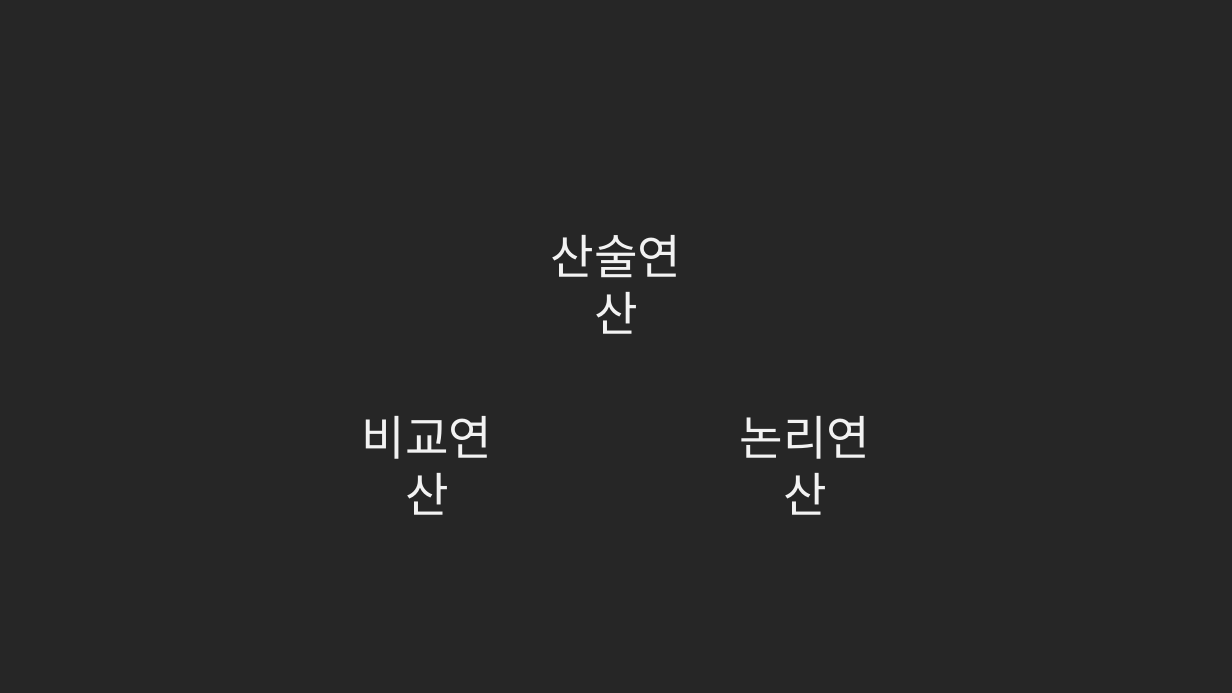
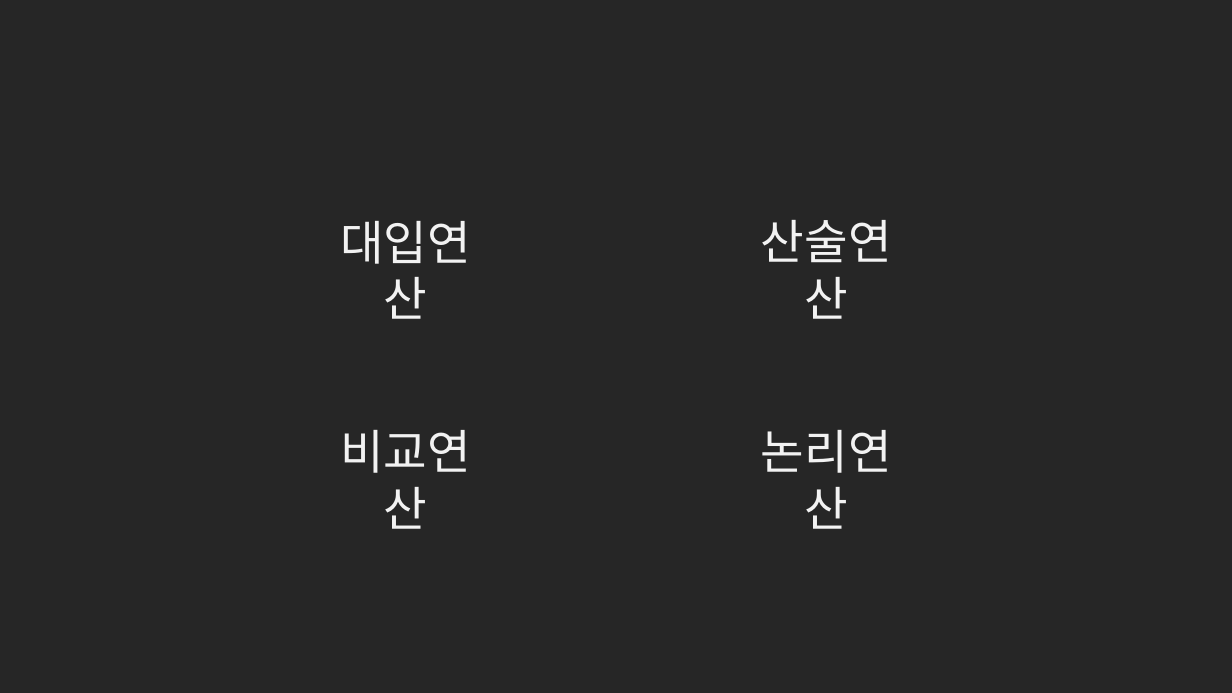
Before and after one commit to kwonkijun/python, a slide deck: slide 5 of 파이썬기초(PPT)/NEW_2021버전/파이썬 기초 4강_연산.pptx. Drawn at 1232x693 pixels with LibreOffice and Linux fonts; fonts in the diff are those of the drawing. Boxes give left, top, right and bottom in pixels: in the first picture for what was removed or moved away, otherwise in the second. Text is boxed around its words. In the diff, an @@ line names an element or a change of style, - is before the commit and + after.

```diff
--- a/파이썬기초(PPT)/NEW_2021버전/파이썬 기초 4강_연산.pptx
+++ b/파이썬기초(PPT)/NEW_2021버전/파이썬 기초 4강_연산.pptx
@@ text "산술연산": place and size @@
-text "산술연산" at <box>551,235,682,334</box>
+text "산술연산" at <box>761,220,892,319</box>
@@ text added at <box>340,221,471,319</box>, 36.9 pt, text #F2F2F2 @@
+대입연산
@@ text "비교연산": place and size @@
-text "비교연산" at <box>361,416,492,515</box>
+text "비교연산" at <box>340,430,471,529</box>
@@ text "논리연산": place and size @@
-text "논리연산" at <box>740,416,871,515</box>
+text "논리연산" at <box>761,430,892,529</box>
```
Also in this commit, not shown: 2 other slides changed, 3 slides added, 13 other files.
